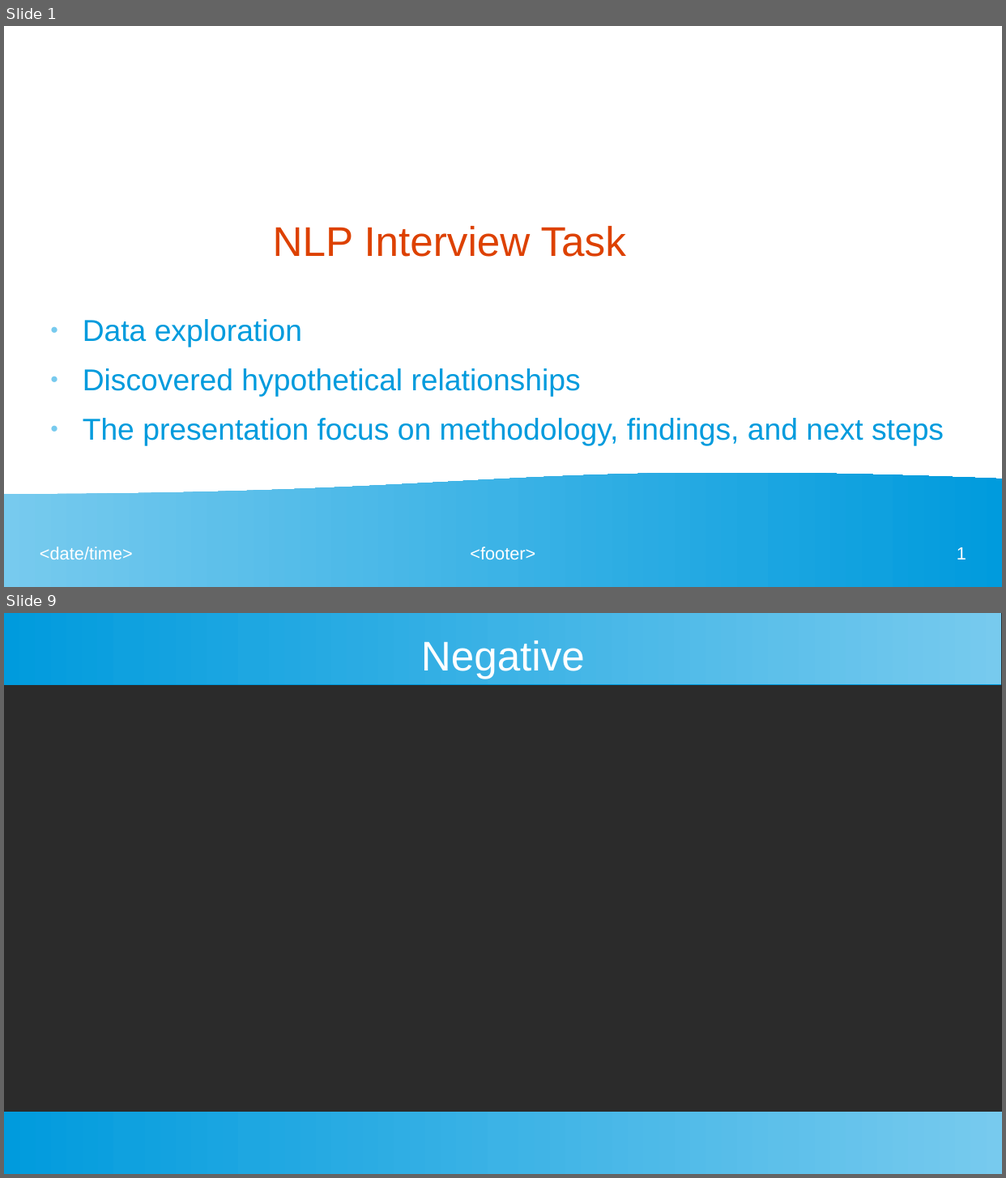
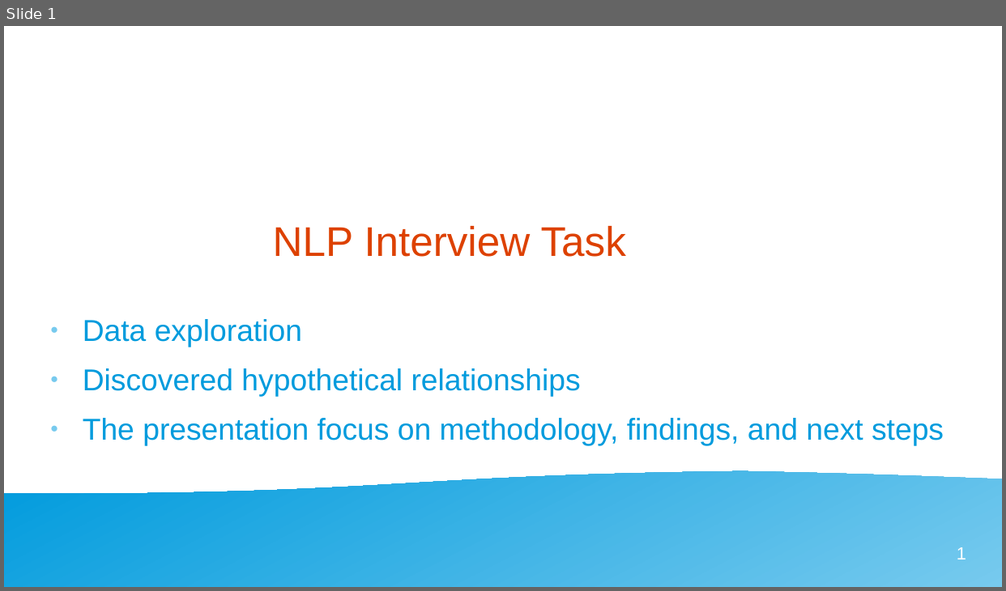
Before and after one commit to Madjeisah/NLP-Interview-Task, a slide deck: presentation.odp. Shown one above the other, each under a label of ours: slides 1 and 9 before the commit, slide 1 after it; the slides between them are not shown. The pictures are 1006x1178 and 1006x591 pixels, drawn with LibreOffice and Linux fonts; fonts in the diff are those of the drawing; background and template pictures are left out; a plain dark background stands for a picture behind light text. Boxes give left, top, right and bottom in pixels: in the first picture for what was removed or moved away, otherwise in the second. Text is boxed around its words. In the diff, an @@ line names an element or a change of style, - is before the commit and + after.

```diff
--- a/presentation.odp
+++ b/presentation.odp
@@ slide 9 removed at (x1=4, y1=613, x2=1002, y2=1174), background picture (left out) @@
@@ rectangle removed at (x1=4, y1=613, x2=1002, y2=684) @@
@@ title removed at (x1=421, y1=641, x2=585, y2=679) @@
-Negative
@@ rectangle removed at (x1=4, y1=1112, x2=1002, y2=1174) @@
@@ slide 1 changed as well @@
@@ text "Data exploration" at (x1=83, y1=319, x2=944, y2=446): indent changed @@
@@ flow chart document removed at (x1=4, y1=472, x2=1002, y2=587) @@
@@ freeform shape added at (x1=4, y1=472, x2=1002, y2=587), fill gradient #77CAEE to #009BDD @@
@@ text removed at (x1=40, y1=547, x2=133, y2=560) @@
-<date/time>
@@ text removed at (x1=470, y1=547, x2=535, y2=560) @@
-<footer>
```
Also in this commit, not shown: 3 other slides changed, 10 slides added, 11 other slides removed.
